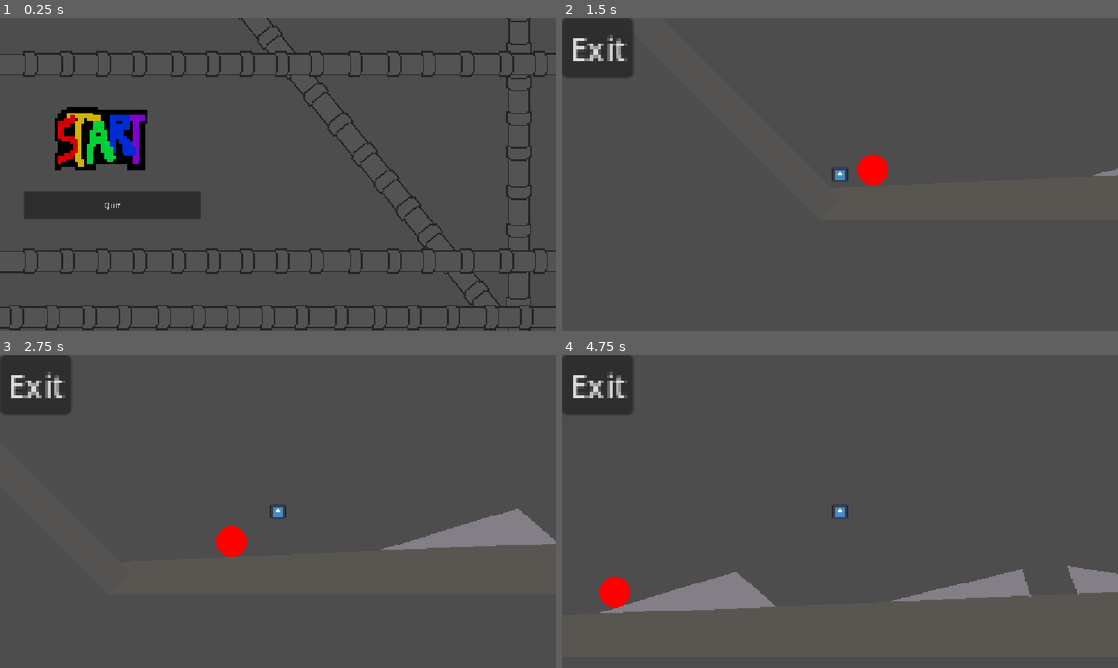
Above: before the commit, frames 1-4 (two rows, left to right).
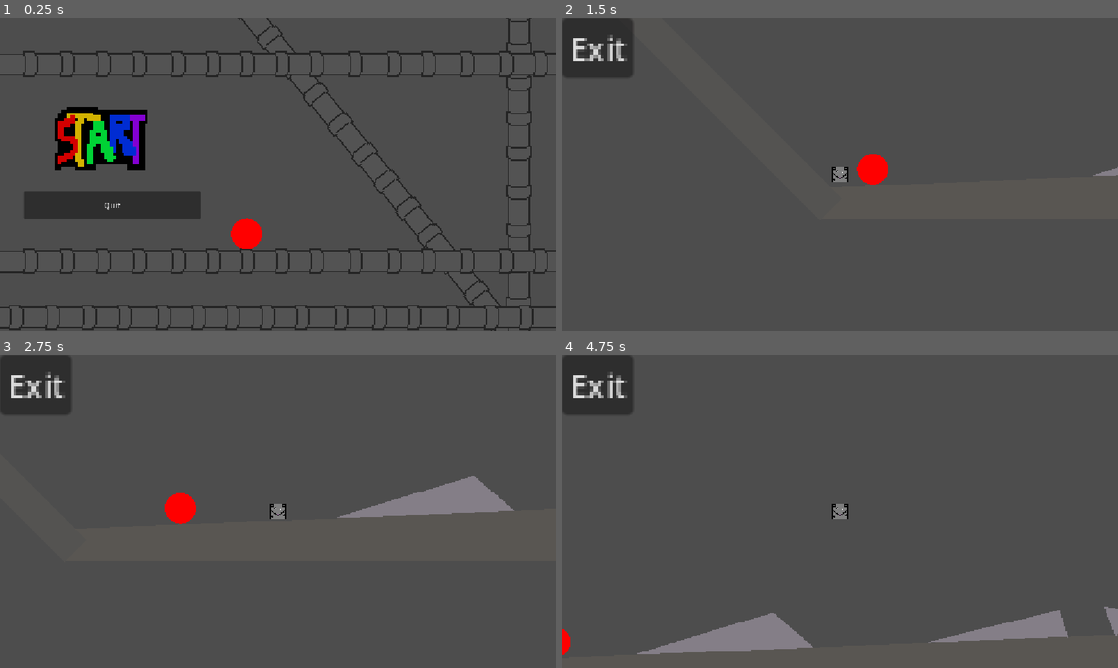
Above: after the commit, the same moments.

Repository: AlanW-bths/NYC-Haven-Jam
Game: Godot game, scene res://Main_Menu.tscn
The game is run twice, just before and just after one commit, with the same random seed, the same clock (stepped at 60 frames per second) and the same inputs. The engine's default icon, where the game draws it, is replaced by a stand-in: a white triangle on a blue panel in a dark square.
Inputs (mouse positions are in pixels of both pictures, inside the frame that each line leads up to):
- Up to frame 1 (0.25 s): no input
- Up to frame 2 (1.5 s): click (662, 143) at 0.5 s; click (662, 143) at 1.25 s
- Up to frame 3 (2.75 s): hold Right (right) from 2.03 s (still down); hold Shift (sprint) from 2.03 s (still down); tap Space (jump) at 2.27 s
- Up to frame 4 (4.75 s): release Shift (sprint) at 2.78 s; tap Shift (sprint) at 2.85, 4.35 s; tap Space (jump) at 3.02, 4.52 s; release Right (right) at 3.53 s; hold Left (left) 3.53-4.28 s; hold Shift (sprint) 3.53-4.28 s; hold Right (right) from 4.28 s (still down)

The runs differ from the first frame. In frame 1, 0.4% of the frame differs, in the area x 41-48%, y 64-74%; in frame 2, 0.2%; in frame 3, 4.8%; in frame 4, 7.4%, in the area x 0-100%, y 47-96%.

Commit message:
Made the troll for player
winning only requires the player to touch the win zone

Diff:
--- a/do-your-best!/Main_Menu.tscn
+++ b/do-your-best!/Main_Menu.tscn
@@ -5,8 +5,10 @@
 [ext_resource type="Texture2D" uid="uid://brpdhscj6i0xe" path="res://start_pressed.png" id="3_3mro0"]
 [ext_resource type="PackedScene" uid="uid://bwq2dssblfak5" path="res://transition.tscn" id="3_gtid3"]
 [ext_resource type="Texture2D" uid="uid://cyv5ymty836fu" path="res://start_default.png" id="4_tu7k8"]
-[ext_resource type="Texture2D" uid="uid://epfy7vb4jiv6" path="res://pipe.png" id="6_tu7k8"]
-[ext_resource type="Texture2D" uid="uid://7wmxc3oragyq" path="res://pipe_intersection.png" id="7_5cvai"]
+[ext_resource type="Texture2D" uid="uid://epfy7vb4jiv6" path="res://Assets/pipe.png" id="6_tu7k8"]
+[ext_resource type="Texture2D" uid="uid://7wmxc3oragyq" path="res://Assets/pipe_intersection.png" id="7_5cvai"]
+
+[sub_resource type="SphereMesh" id="SphereMesh_tu7k8"]
 
 [node name="Main Menu" type="Control" unique_id=1987918872]
 layout_mode = 3
@@ -853,6 +855,13 @@
 scale = Vector2(3.1, 3.1)
 texture = ExtResource("7_5cvai")
 
+[node name="MeshInstance2D" type="MeshInstance2D" parent="." unique_id=496510453]
+modulate = Color(1, 0, 0, 1)
+self_modulate = Color(1, 0, 0, 1)
+position = Vector2(511, 447)
+scale = Vector2(64, 64)
+mesh = SubResource("SphereMesh_tu7k8")
+
 [connection signal="pressed" from="Button_Manager/Start" to="." method="_on_start_pressed"]
 [connection signal="pressed" from="Button_Manager/Quit" to="." method="_on_quit_pressed"]
 [connection signal="timeout" from="Main/fade_timer" to="." method="_on_fade_timer_timeout"]
--- a/do-your-best!/Scripts/PlayerMovement.gd
+++ b/do-your-best!/Scripts/PlayerMovement.gd
@@ -1,5 +1,4 @@
 extends CharacterBody2D
-
 
 var speed = 75.0
 var sprint_speed = 150.0
@@ -13,6 +12,12 @@
 func _ready():
 	# Store the starting position
 	original_position = position
+	if $CollisionShape2D:
+		# Ensure the parent has a collision layer/mask set to detect Win_Zone
+		$CollisionShape2D.connect("body_entered", Callable(self, "_on_body_entered"))
+func _trigger_win():
+	print("You win!")
+	get_tree().change_scene_to_file("res://WinScreen.tscn")
 
 func _physics_process(delta: float) -> void:
 	# Apply gravity
@@ -43,3 +48,7 @@
 			var col = get_slide_collision(i)
 			if col.get_collider() is RigidBody2D:
 				col.get_collider().apply_force(col.get_normal() * -force)
+	var collision = move_and_collide(velocity * delta)
+	if collision and collision.get_collider().name == "Win_Zone":
+		print("Player touched the Win Zone!")
+		_trigger_win()
--- a/do-your-best!/Sisyphus.tscn
+++ b/do-your-best!/Sisyphus.tscn
@@ -3,9 +3,9 @@
 [ext_resource type="Script" uid="uid://5vyfvxhy7l66" path="res://Scripts/PlayerMovement.gd" id="1_0c5gw"]
 [ext_resource type="PackedScene" uid="uid://bwq2dssblfak5" path="res://transition.tscn" id="1_fhhho"]
 [ext_resource type="Script" uid="uid://dhvqvxh631yri" path="res://Scripts/transition.gd" id="1_un3nu"]
-[ext_resource type="Texture2D" uid="uid://cg7iwahgbk6fs" path="res://icon.svg" id="2_arf4r"]
 [ext_resource type="Script" uid="uid://b68aqg6b548ev" path="res://Scripts/ball_reset.gd" id="3_378f1"]
 [ext_resource type="Texture2D" uid="uid://pkl422fopq2v" path="res://Assets/sisyphus_map.png" id="3_arf4r"]
+[ext_resource type="Texture2D" uid="uid://8ls6im6axylh" path="res://squouse-1.png.png" id="5_un3nu"]
 
 [sub_resource type="PhysicsMaterial" id="PhysicsMaterial_0c5gw"]
 bounce = 0.95
@@ -29,6 +29,11 @@
 size = Vector2(8, 8)
 
 [sub_resource type="QuadMesh" id="QuadMesh_orrq1"]
+
+[sub_resource type="RectangleShape2D" id="RectangleShape2D_vyfme"]
+size = Vector2(20, 2)
+
+[sub_resource type="QuadMesh" id="QuadMesh_4fad1"]
 
 [node name="Node2D" type="Node2D" unique_id=1121677183]
 script = ExtResource("1_un3nu")
@@ -151,7 +156,7 @@
 rotation = 3.1415927
 scale = Vector2(-8, 8)
 mesh = SubResource("QuadMesh_orrq1")
-texture = ExtResource("2_arf4r")
+texture = ExtResource("5_un3nu")
 
 [node name="Camera2D" type="Camera2D" parent="Player" unique_id=2110093978]
 scale = Vector2(-2.720001, 1)
@@ -171,5 +176,18 @@
 
 [node name="Timer2" type="Timer" parent="Main" unique_id=1443768716]
 
+[node name="Win_Zone" type="StaticBody2D" parent="." unique_id=796326004]
+position = Vector2(3461.0002, 488)
+scale = Vector2(4.6, 1)
+collision_layer = 3
+
+[node name="CollisionShape2D" type="CollisionShape2D" parent="Win_Zone" unique_id=6438243]
+shape = SubResource("RectangleShape2D_vyfme")
+
+[node name="MeshInstance2D" type="MeshInstance2D" parent="Win_Zone" unique_id=789372827]
+modulate = Color(1, 0, 0, 1)
+scale = Vector2(20, 2)
+mesh = SubResource("QuadMesh_4fad1")
+
 [connection signal="pressed" from="Player/exit" to="." method="_on_exit_pressed"]
 [connection signal="timeout" from="Main/Timer" to="." method="_on_timer_timeout"]
--- /dev/null
+++ b/do-your-best!/WinScreen.tscn
@@ -0,0 +1,23 @@
+[gd_scene format=3 uid="uid://b2051k73g5c7e"]
+
+[ext_resource type="Script" uid="uid://ddyje6kglb7vj" path="res://win.gd" id="1_a03an"]
+
+[node name="Control" type="Control" unique_id=1738103121]
+layout_mode = 3
+anchors_preset = 15
+anchor_right = 1.0
+anchor_bottom = 1.0
+grow_horizontal = 2
+grow_vertical = 2
+script = ExtResource("1_a03an")
+
+[node name="Button" type="Button" parent="." unique_id=67039621]
+layout_mode = 0
+offset_left = 174.0
+offset_top = 139.0
+offset_right = 1042.0
+offset_bottom = 333.0
+text = "YOU WIN, Click on me to move back to the Main Menu!
+"
+
+[connection signal="pressed" from="Button" to="." method="_on_button_pressed"]
--- /dev/null
+++ b/do-your-best!/win.gd
@@ -0,0 +1,4 @@
+extends Node
+
+func _on_button_pressed() -> void:
+	get_tree().change_scene_to_file("res://Main_Menu.tscn")
Renamed: do-your-best!/cheese.png -> do-your-best!/Assets/cheese.png
Not shown, changed: do-your-best!/Assets/cheese.png.import
Renamed: do-your-best!/pipe.png -> do-your-best!/Assets/pipe.png
Not shown, changed: do-your-best!/Assets/pipe.png.import
Renamed: do-your-best!/pipe_intersection.png -> do-your-best!/Assets/pipe_intersection.png
Not shown, changed: do-your-best!/Assets/pipe_intersection.png.import
Not shown, added: do-your-best!/win.gd.uid
